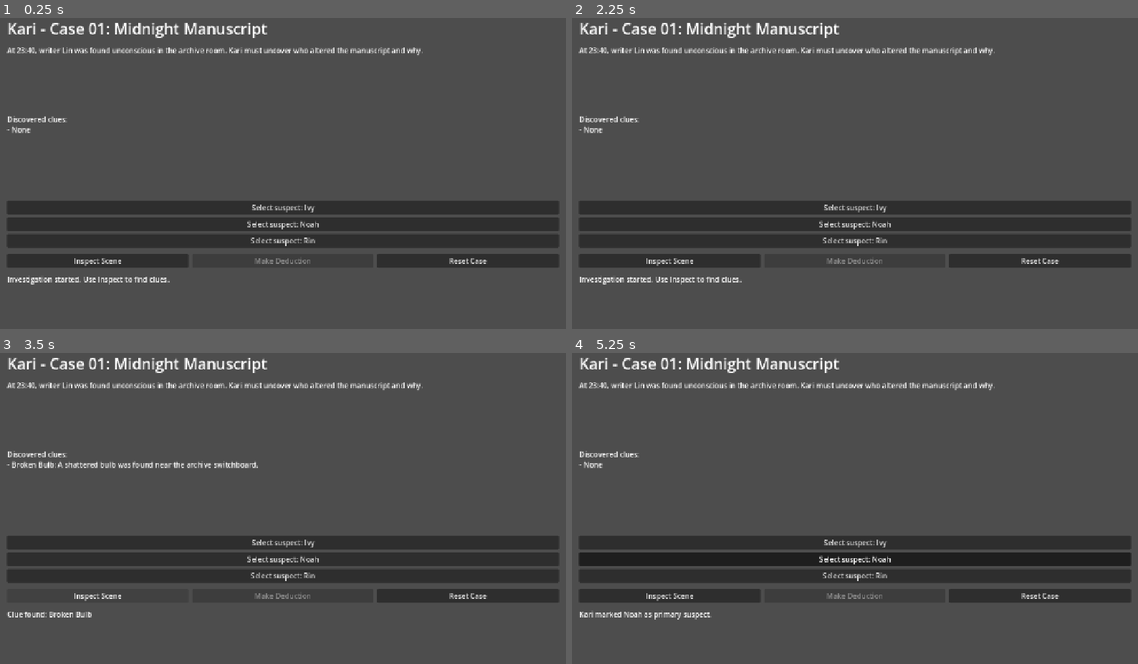
Above: before the commit, frames 1-4 (two rows, left to right).
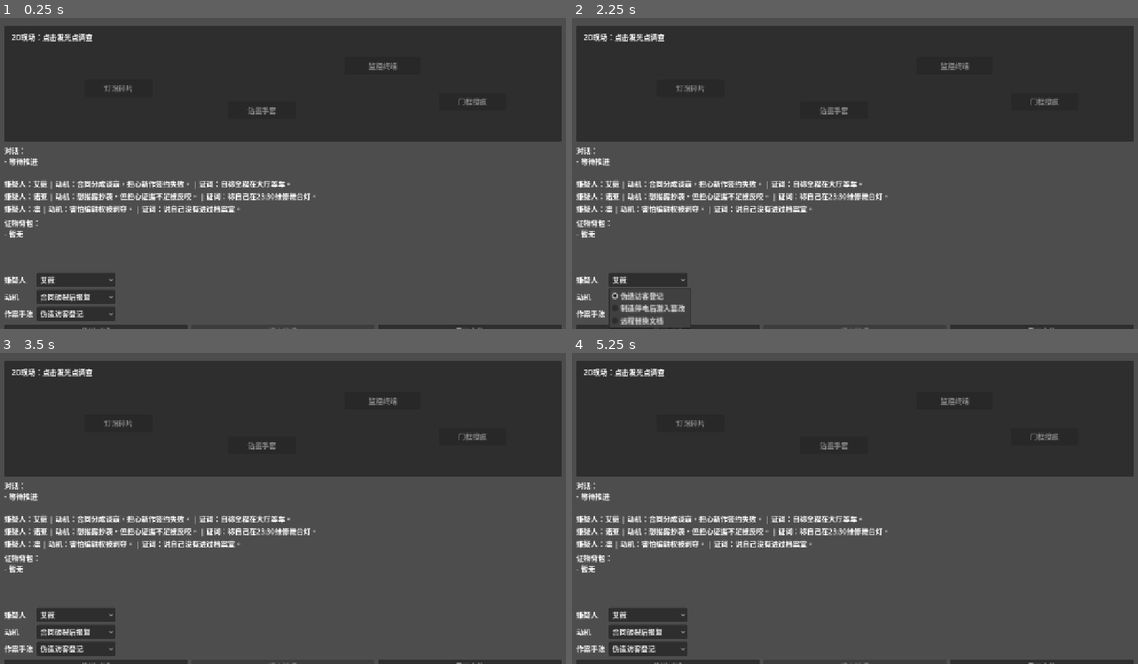
Above: after the commit, the same moments.

Repository: warn11/DetetiveKari
Game: Godot game, scene res://scenes/Main.tscn
The game is run twice, just before and just after one commit, with the same random seed, the same clock (stepped at 60 frames per second) and the same inputs.
Inputs (mouse positions are in pixels of both pictures, inside the frame that each line leads up to):
- Up to frame 1 (0.25 s): no input
- Up to frame 2 (2.25 s): click (645, 279) at 0.5 s, where only the run after the commit has a clickable "艾薇"; click (645, 297) at 1.25 s, where only the run after the commit has a clickable "合同破裂后报复"; click (645, 313) at 2 s, where only the run after the commit has a clickable "伪造访客登记"
- Up to frame 3 (3.5 s): click (96, 595) at 2.75 s, where only the run before the commit has a clickable "Inspect Scene"
- Up to frame 4 (5.25 s): click (1041, 595) at 3.5 s, where only the run before the commit has a clickable "Reset Case"; click (855, 542) at 4.25 s, where only the run before the commit has a clickable "Select suspect: Ivy"; click (855, 558) at 5 s, where only the run before the commit has a clickable "Select suspect: Noah"

The runs differ from the first frame. In frame 1, 56% of the frame differs, in the area x 0-100%, y 1-100%; in frame 2, 56%; in frame 3, 55%; in frame 4, 56%.

Commit message:
Upgrade to 2D investigation flow with clickable crime scene hotspots

Diff:
--- a/data/case_01.json
+++ b/data/case_01.json
@@ -1,46 +1,69 @@
 {
-  "case_title": "Case 01: Midnight Manuscript",
-  "hero_name": "Kari",
-  "intro": "At 23:40, writer Lin was found unconscious in the archive room. Kari must uncover who altered the manuscript and why.",
+  "case_title": "第一章：午夜手稿",
+  "hero_name": "卡里",
+  "intro": "23:40，作家林岚在档案室昏迷。唯一的原稿被篡改，卡里必须在天亮前锁定真凶。",
+  "dialogue": [
+    {
+      "speaker": "旁白",
+      "text": "雨夜，出版社封楼。卡里抵达案发现场。"
+    },
+    {
+      "speaker": "卡里",
+      "text": "先确认现场，再问人。谁最急着让原稿消失？"
+    },
+    {
+      "speaker": "前台",
+      "text": "停电前十分钟，三名嫌疑人都在楼内。"
+    }
+  ],
   "suspects": [
     {
-      "name": "Ivy",
-      "motive": "Contract dispute with the victim.",
-      "alibi": "Claims she stayed in the lobby all night.",
-      "is_culprit": false
+      "name": "艾薇",
+      "motive": "合同分成谈崩，担心新作签约失败。",
+      "alibi": "自称全程在大厅等车。"
     },
     {
-      "name": "Noah",
-      "motive": "Wanted to expose plagiarism in the manuscript.",
-      "alibi": "Says he was fixing stage lights at 23:30.",
-      "is_culprit": true
+      "name": "诺亚",
+      "motive": "想揭露抄袭，但担心证据不足被反咬。",
+      "alibi": "称自己在23:30维修舞台灯。"
     },
     {
-      "name": "Rin",
-      "motive": "Fear of losing editorial authority.",
-      "alibi": "Claims she never entered the archive room.",
-      "is_culprit": false
+      "name": "凛",
+      "motive": "害怕编辑权被剥夺。",
+      "alibi": "说自己没有进过档案室。"
     }
   ],
   "clues": [
     {
       "id": "broken_bulb",
-      "title": "Broken Bulb",
-      "desc": "A shattered bulb was found near the archive switchboard.",
-      "implicates": "Noah"
+      "title": "碎裂灯泡",
+      "desc": "配电箱旁有刚碎的舞台灯泡碎片，型号仅维修组常用。",
+      "implicates": "诺亚"
     },
     {
       "id": "ink_stain",
-      "title": "Ink Stain",
-      "desc": "Fresh blue ink appears on a maintenance glove.",
-      "implicates": "Noah"
+      "title": "蓝墨手套",
+      "desc": "维修手套沾有新鲜蓝墨，与被篡改页边批注一致。",
+      "implicates": "诺亚"
     },
     {
-      "id": "lobby_camera",
-      "title": "Lobby Camera Gap",
-      "desc": "The lobby camera skipped 10 minutes during the incident.",
-      "implicates": "Ivy"
+      "id": "camera_gap",
+      "title": "监控断档",
+      "desc": "大厅监控在23:34到23:44丢失画面，艾薇的不在场证明不稳。",
+      "implicates": "艾薇"
+    },
+    {
+      "id": "door_mark",
+      "title": "门框擦痕",
+      "desc": "档案室门框有工具箱金属擦痕，方向由外向内。",
+      "implicates": "诺亚"
     }
   ],
-  "correct_answer": "Noah"
+  "deduction": {
+    "correct_suspect": "诺亚",
+    "correct_motive": "掩盖揭露失败风险",
+    "correct_method": "制造停电后潜入篡改",
+    "success_text": "卡里还原真相：诺亚为确保揭露行动成功，先制造短时停电潜入档案室篡改页码，试图把嫌疑引向合同纠纷。",
+    "failure_text": "卡里的推理仍有缺口，关键矛盾未闭合。真凶借夜色拖延了调查。"
+  }
 }
--- a/project.godot
+++ b/project.godot
@@ -1,18 +1,25 @@
 ; Engine configuration file.
-; Generated detective prototype project.
+; It's best edited using the editor UI and not directly,
+; since the parameters that go here are not all obvious.
+;
+; Format:
+;   [section] ; section goes between []
+;   param=value ; assign values to parameters
 
 config_version=5
 
+[animation]
+
+compatibility/default_parent_skeleton_in_mesh_instance_3d=true
+
 [application]
+
 config/name="Detective Kari"
 run/main_scene="res://scenes/Main.tscn"
-config/features=PackedStringArray("4.2")
+config/features=PackedStringArray("4.6")
 
 [display]
+
 window/size/viewport_width=1280
 window/size/viewport_height=720
 window/stretch/mode="canvas_items"
-window/stretch/aspect="keep"
-
-[rendering]
-renderer/rendering_method="forward_plus"
--- a/scenes/Main.tscn
+++ b/scenes/Main.tscn
@@ -16,63 +16,141 @@
 anchors_preset = 15
 anchor_right = 1.0
 anchor_bottom = 1.0
-offset_left = 24.0
-offset_top = 24.0
-offset_right = -24.0
-offset_bottom = -24.0
+offset_left = 18.0
+offset_top = 18.0
+offset_right = -18.0
+offset_bottom = -18.0
 grow_horizontal = 2
 grow_vertical = 2
 
 [node name="VBox" type="VBoxContainer" parent="Margin"]
 layout_mode = 2
-theme_override_constants/separation = 14
+theme_override_constants/separation = 8
 
 [node name="Title" type="Label" parent="Margin/VBox"]
 layout_mode = 2
-theme_override_font_sizes/font_size = 34
-text = "Kari - Case"
+theme_override_font_sizes/font_size = 32
+text = "卡里 - 第一章"
 
 [node name="Story" type="RichTextLabel" parent="Margin/VBox"]
-custom_minimum_size = Vector2(0, 140)
-layout_mode = 2
-bbcode_enabled = false
-fit_content = true
-scroll_active = false
-text = "Story intro"
-
-[node name="Clues" type="RichTextLabel" parent="Margin/VBox"]
-custom_minimum_size = Vector2(0, 180)
+custom_minimum_size = Vector2(0, 72)
 layout_mode = 2
 fit_content = true
 scroll_active = false
-text = "Discovered clues"
+
+[node name="SceneArea" type="PanelContainer" parent="Margin/VBox"]
+custom_minimum_size = Vector2(0, 260)
+layout_mode = 2
+
+[node name="SceneRoot" type="Control" parent="Margin/VBox/SceneArea"]
+layout_mode = 2
+size_flags_horizontal = 3
+size_flags_vertical = 3
+
+[node name="SceneLabel" type="Label" parent="Margin/VBox/SceneArea/SceneRoot"]
+layout_mode = 1
+offset_left = 16.0
+offset_top = 14.0
+offset_right = 360.0
+offset_bottom = 40.0
+text = "2D现场：点击发光点调查"
+
+[node name="HotspotBulb" type="Button" parent="Margin/VBox/SceneArea/SceneRoot"]
+layout_mode = 1
+offset_left = 180.0
+offset_top = 120.0
+offset_right = 330.0
+offset_bottom = 160.0
+text = "灯泡碎片"
+
+[node name="HotspotGlove" type="Button" parent="Margin/VBox/SceneArea/SceneRoot"]
+layout_mode = 1
+offset_left = 500.0
+offset_top = 170.0
+offset_right = 650.0
+offset_bottom = 210.0
+text = "沾墨手套"
+
+[node name="HotspotCamera" type="Button" parent="Margin/VBox/SceneArea/SceneRoot"]
+layout_mode = 1
+offset_left = 760.0
+offset_top = 70.0
+offset_right = 930.0
+offset_bottom = 110.0
+text = "监控终端"
+
+[node name="HotspotDoor" type="Button" parent="Margin/VBox/SceneArea/SceneRoot"]
+layout_mode = 1
+offset_left = 970.0
+offset_top = 150.0
+offset_right = 1120.0
+offset_bottom = 190.0
+text = "门框擦痕"
+
+[node name="Dialogue" type="RichTextLabel" parent="Margin/VBox"]
+custom_minimum_size = Vector2(0, 66)
+layout_mode = 2
+fit_content = true
+scroll_active = false
 
 [node name="Suspects" type="VBoxContainer" parent="Margin/VBox"]
 layout_mode = 2
-theme_override_constants/separation = 6
+theme_override_constants/separation = 4
+
+[node name="Clues" type="RichTextLabel" parent="Margin/VBox"]
+custom_minimum_size = Vector2(0, 115)
+layout_mode = 2
+fit_content = true
+scroll_active = false
+
+[node name="DeductionPanel" type="GridContainer" parent="Margin/VBox"]
+layout_mode = 2
+columns = 2
+theme_override_constants/h_separation = 8
+theme_override_constants/v_separation = 6
+
+[node name="SuspectLabel" type="Label" parent="Margin/VBox/DeductionPanel"]
+layout_mode = 2
+text = "嫌疑人"
+
+[node name="SuspectPick" type="OptionButton" parent="Margin/VBox/DeductionPanel"]
+layout_mode = 2
+
+[node name="MotiveLabel" type="Label" parent="Margin/VBox/DeductionPanel"]
+layout_mode = 2
+text = "动机"
+
+[node name="MotivePick" type="OptionButton" parent="Margin/VBox/DeductionPanel"]
+layout_mode = 2
+
+[node name="MethodLabel" type="Label" parent="Margin/VBox/DeductionPanel"]
+layout_mode = 2
+text = "作案手法"
+
+[node name="MethodPick" type="OptionButton" parent="Margin/VBox/DeductionPanel"]
+layout_mode = 2
 
 [node name="Actions" type="HBoxContainer" parent="Margin/VBox"]
 layout_mode = 2
 theme_override_constants/separation = 8
 
-[node name="Inspect" type="Button" parent="Margin/VBox/Actions"]
+[node name="DialogueNext" type="Button" parent="Margin/VBox/Actions"]
 layout_mode = 2
 size_flags_horizontal = 3
-text = "Inspect Scene"
+text = "推进对话"
 
 [node name="Deduce" type="Button" parent="Margin/VBox/Actions"]
 layout_mode = 2
 size_flags_horizontal = 3
-text = "Make Deduction"
+text = "提交推理"
 
 [node name="Reset" type="Button" parent="Margin/VBox/Actions"]
 layout_mode = 2
 size_flags_horizontal = 3
-text = "Reset Case"
+text = "重开案件"
 
 [node name="Log" type="RichTextLabel" parent="Margin/VBox"]
-custom_minimum_size = Vector2(0, 80)
+custom_minimum_size = Vector2(0, 65)
 layout_mode = 2
 fit_content = true
 scroll_active = false
-text = "Log"
--- a/scripts/game.gd
+++ b/scripts/game.gd
@@ -2,21 +2,28 @@
 
 @onready var title_label: Label = $Margin/VBox/Title
 @onready var story_label: RichTextLabel = $Margin/VBox/Story
+@onready var dialogue_label: RichTextLabel = $Margin/VBox/Dialogue
+@onready var suspect_cards: VBoxContainer = $Margin/VBox/Suspects
 @onready var clues_label: RichTextLabel = $Margin/VBox/Clues
-@onready var suspect_buttons: VBoxContainer = $Margin/VBox/Suspects
-@onready var inspect_button: Button = $Margin/VBox/Actions/Inspect
+@onready var suspect_pick: OptionButton = $Margin/VBox/DeductionPanel/SuspectPick
+@onready var motive_pick: OptionButton = $Margin/VBox/DeductionPanel/MotivePick
+@onready var method_pick: OptionButton = $Margin/VBox/DeductionPanel/MethodPick
+@onready var next_dialogue_button: Button = $Margin/VBox/Actions/DialogueNext
 @onready var deduce_button: Button = $Margin/VBox/Actions/Deduce
 @onready var reset_button: Button = $Margin/VBox/Actions/Reset
+@onready var hotspot_bulb: Button = $Margin/VBox/SceneArea/SceneRoot/HotspotBulb
+@onready var hotspot_glove: Button = $Margin/VBox/SceneArea/SceneRoot/HotspotGlove
+@onready var hotspot_camera: Button = $Margin/VBox/SceneArea/SceneRoot/HotspotCamera
+@onready var hotspot_door: Button = $Margin/VBox/SceneArea/SceneRoot/HotspotDoor
 @onready var log_label: RichTextLabel = $Margin/VBox/Log
 
 var case_data: Dictionary = {}
-var discovered_clues: Array = []
-var current_clue_index: int = 0
-var selected_suspect: String = ""
+var discovered_clue_ids: Dictionary = {}
+var discovered_clues: Array[Dictionary] = []
+var dialogue_index: int = 0
 var is_case_closed: bool = false
 
 func _ready() -> void:
-    randomize()
     load_case_data()
     connect_buttons()
     initialize_case()
@@ -24,105 +31,146 @@
 func load_case_data() -> void:
     var file := FileAccess.open("res://data/case_01.json", FileAccess.READ)
     if file == null:
-        push_error("Failed to open case file.")
+        push_error("无法读取案件文件。")
         return
     var parsed := JSON.parse_string(file.get_as_text())
     if typeof(parsed) == TYPE_DICTIONARY:
         case_data = parsed
-    else:
-        push_error("Case data format is invalid.")
 
 func connect_buttons() -> void:
-    inspect_button.pressed.connect(_on_inspect_pressed)
+    next_dialogue_button.pressed.connect(_on_dialogue_next_pressed)
     deduce_button.pressed.connect(_on_deduce_pressed)
     reset_button.pressed.connect(_on_reset_pressed)
+    hotspot_bulb.pressed.connect(func() -> void: _on_hotspot_pressed("broken_bulb", hotspot_bulb))
+    hotspot_glove.pressed.connect(func() -> void: _on_hotspot_pressed("ink_stain", hotspot_glove))
+    hotspot_camera.pressed.connect(func() -> void: _on_hotspot_pressed("camera_gap", hotspot_camera))
+    hotspot_door.pressed.connect(func() -> void: _on_hotspot_pressed("door_mark", hotspot_door))
 
 func initialize_case() -> void:
+    discovered_clue_ids.clear()
     discovered_clues.clear()
-    current_clue_index = 0
-    selected_suspect = ""
+    dialogue_index = 0
     is_case_closed = false
 
-    title_label.text = "%s - %s" % [case_data.get("hero_name", "Kari"), case_data.get("case_title", "Case")]
-    story_label.text = case_data.get("intro", "No case data loaded.")
-    clues_label.text = "Discovered clues:\n- None"
-    log_label.text = "Investigation started. Use Inspect to find clues."
+    title_label.text = "%s - %s" % [case_data.get("hero_name", "卡里"), case_data.get("case_title", "第一章")]
+    story_label.text = String(case_data.get("intro", "案件加载失败。"))
+    dialogue_label.text = "对话：\n- 等待推进"
+    clues_label.text = "证物背包：\n- 暂无"
+    log_label.text = "这是2D侦查模式：推进对话后，点击现场线索点。"
 
-    rebuild_suspect_buttons()
+    build_suspect_cards()
+    build_deduction_options()
+    update_hotspots_enabled()
     deduce_button.disabled = true
 
-func rebuild_suspect_buttons() -> void:
-    for child in suspect_buttons.get_children():
+func update_hotspots_enabled() -> void:
+    var dialogue_done := dialogue_index >= (case_data.get("dialogue", []) as Array).size()
+    hotspot_bulb.disabled = not dialogue_done
+    hotspot_glove.disabled = not dialogue_done
+    hotspot_camera.disabled = not dialogue_done
+    hotspot_door.disabled = not dialogue_done
+
+func build_suspect_cards() -> void:
+    for child in suspect_cards.get_children():
         child.queue_free()
+    for suspect in case_data.get("suspects", []):
+        var card := Label.new()
+        card.autowrap_mode = TextServer.AUTOWRAP_WORD_SMART
+        card.text = "嫌疑人：%s | 动机：%s | 证词：%s" % [
+            String(suspect.get("name", "未知")),
+            String(suspect.get("motive", "无")),
+            String(suspect.get("alibi", "无"))
+        ]
+        suspect_cards.add_child(card)
 
-    var suspects: Array = case_data.get("suspects", [])
-    for suspect_data in suspects:
-        var btn := Button.new()
-        var suspect_name := String(suspect_data.get("name", "Unknown"))
-        btn.text = "Select suspect: %s" % suspect_name
-        btn.toggle_mode = true
-        btn.pressed.connect(func() -> void:
-            _on_select_suspect(suspect_name)
-        )
-        suspect_buttons.add_child(btn)
+func build_deduction_options() -> void:
+    suspect_pick.clear()
+    motive_pick.clear()
+    method_pick.clear()
+    for suspect in case_data.get("suspects", []):
+        suspect_pick.add_item(String(suspect.get("name", "未知")))
+    motive_pick.add_item("合同破裂后报复")
+    motive_pick.add_item("掩盖揭露失败风险")
+    motive_pick.add_item("争夺编辑主导权")
+    method_pick.add_item("伪造访客登记")
+    method_pick.add_item("制造停电后潜入篡改")
+    method_pick.add_item("远程替换文档")
 
-func _on_select_suspect(suspect_name: String) -> void:
-    selected_suspect = suspect_name
-    for child in suspect_buttons.get_children():
-        if child is Button:
-            child.button_pressed = child.text.ends_with(selected_suspect)
-    log_label.text = "Kari marked %s as primary suspect." % selected_suspect
-
-func _on_inspect_pressed() -> void:
+func _on_dialogue_next_pressed() -> void:
     if is_case_closed:
-        log_label.text = "Case is closed. Press Reset to replay."
+        log_label.text = "案件已结案。"
+        return
+    var dialogue: Array = case_data.get("dialogue", [])
+    if dialogue_index >= dialogue.size():
+        log_label.text = "对话已结束，直接点击2D现场线索点。"
+        update_hotspots_enabled()
         return
 
-    var clues: Array = case_data.get("clues", [])
-    if current_clue_index >= clues.size():
-        log_label.text = "No new clues left. Time to deduce."
-        deduce_button.disabled = false
+    var line: Dictionary = dialogue[dialogue_index]
+    dialogue_index += 1
+    dialogue_label.text = "对话：\n- %s：%s" % [line.get("speaker", "旁白"), line.get("text", "")]
+    update_hotspots_enabled()
+
+    if dialogue_index >= dialogue.size():
+        log_label.text = "对话结束，2D现场线索点已解锁。"
+    else:
+        log_label.text = "已推进对话 %d/%d" % [dialogue_index, dialogue.size()]
+
+func _on_hotspot_pressed(clue_id: String, button: Button) -> void:
+    if is_case_closed:
+        return
+    if discovered_clue_ids.has(clue_id):
+        log_label.text = "该线索已调查。"
         return
 
-    var clue: Dictionary = clues[current_clue_index]
-    discovered_clues.append(clue)
-    current_clue_index += 1
-
-    update_clue_panel()
-    log_label.text = "Clue found: %s" % clue.get("title", "Unknown")
-
-    if current_clue_index >= clues.size():
-        deduce_button.disabled = false
-
-func update_clue_panel() -> void:
-    if discovered_clues.is_empty():
-        clues_label.text = "Discovered clues:\n- None"
+    var clue := get_clue_by_id(clue_id)
+    if clue.is_empty():
         return
 
-    var lines: PackedStringArray = []
-    lines.append("Discovered clues:")
+    discovered_clue_ids[clue_id] = true
+    discovered_clues.append(clue)
+    button.disabled = true
+    refresh_clues_panel()
+    log_label.text = "发现证物：%s" % String(clue.get("title", "未知证物"))
+
+    if discovered_clues.size() >= 4:
+        deduce_button.disabled = false
+        log_label.text = "全部关键证物已拿到，可提交推理。"
+
+func get_clue_by_id(clue_id: String) -> Dictionary:
+    for clue in case_data.get("clues", []):
+        if String(clue.get("id", "")) == clue_id:
+            return clue
+    return {}
+
+func refresh_clues_panel() -> void:
+    if discovered_clues.is_empty():
+        clues_label.text = "证物背包：\n- 暂无"
+        return
+    var lines: PackedStringArray = ["证物背包："]
     for clue in discovered_clues:
-        lines.append("- %s: %s" % [clue.get("title", "Unknown"), clue.get("desc", "")])
+        lines.append("- %s：%s" % [clue.get("title", "未知"), clue.get("desc", "")])
     clues_label.text = "\n".join(lines)
 
 func _on_deduce_pressed() -> void:
     if is_case_closed:
-        log_label.text = "Case is already closed."
+        return
+    if discovered_clues.size() < 4:
+        log_label.text = "证物不足，请继续点击2D现场线索点。"
         return
 
-    if selected_suspect.is_empty():
-        log_label.text = "Select a suspect before deduction."
-        return
-
-    var correct_answer := String(case_data.get("correct_answer", ""))
+    var deduction: Dictionary = case_data.get("deduction", {})
+    var suspect_ok := suspect_pick.get_item_text(suspect_pick.selected) == String(deduction.get("correct_suspect", ""))
+    var motive_ok := motive_pick.get_item_text(motive_pick.selected) == String(deduction.get("correct_motive", ""))
+    var method_ok := method_pick.get_item_text(method_pick.selected) == String(deduction.get("correct_method", ""))
     is_case_closed = true
 
-    if selected_suspect == correct_answer:
-        story_label.text = "Kari solved it. %s tampered with the manuscript and sabotaged the lights." % selected_suspect
-        log_label.text = "Deduction success. Justice served."
+    if suspect_ok and motive_ok and method_ok:
+        story_label.text = String(deduction.get("success_text", "卡里还原了全部真相。"))
+        log_label.text = "推理成立：三要素全部正确。"
     else:
-        story_label.text = "Kari accused %s, but contradictions remain. The real culprit escaped for now." % selected_suspect
-        log_label.text = "Deduction failed. Re-open and investigate again."
+        story_label.text = String(deduction.get("failure_text", "推理失败。"))
+        log_label.text = "推理未闭环：可重开后再试。"
 
 func _on_reset_pressed() -> void:
     initialize_case()
Not shown, added: scripts/game.gd.uid
